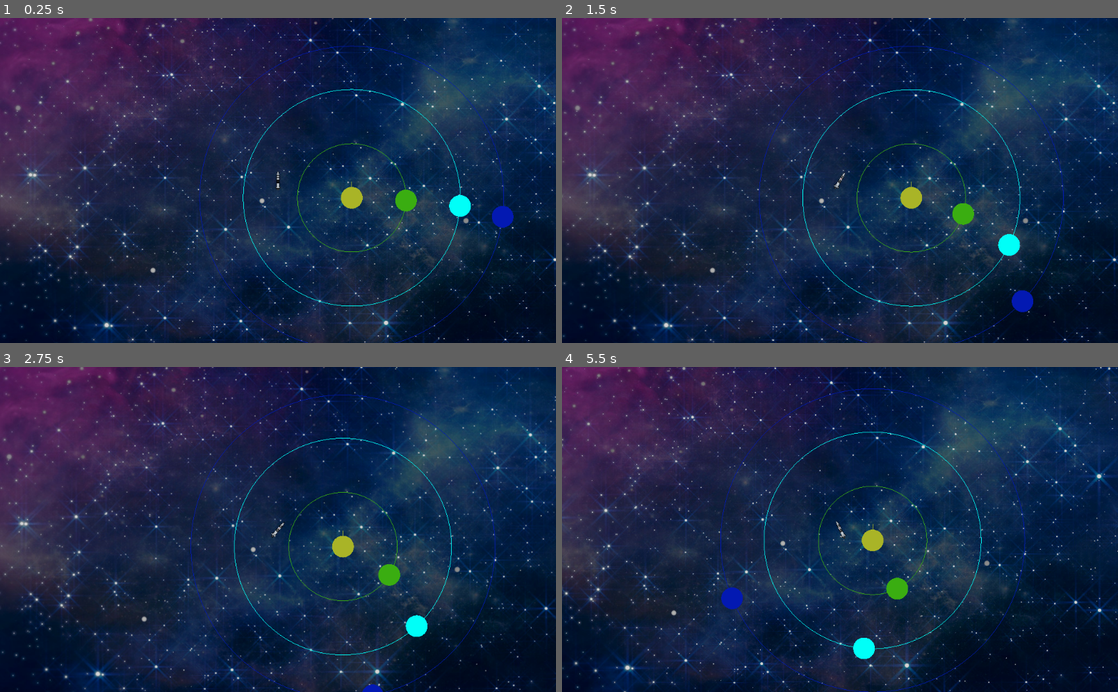
Above: before the commit, frames 1-4 (two rows, left to right).
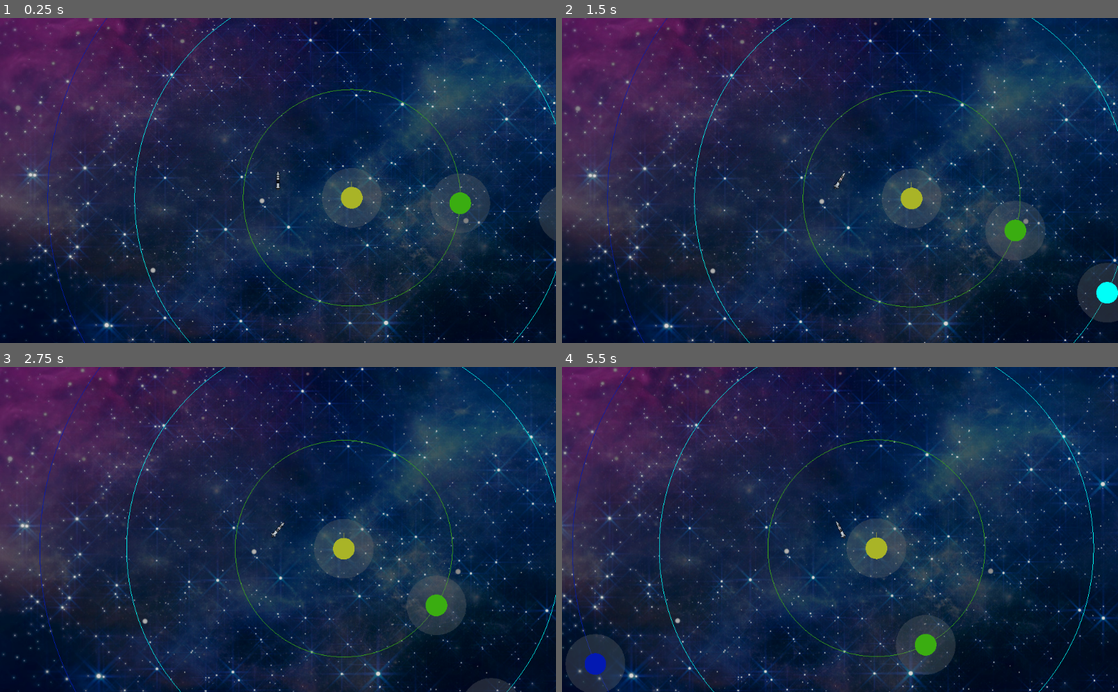
Above: after the commit, the same moments.

Repository: JMike360/SpaceProto2D
Game: Godot game, scene res://main.tscn
Same seed, same stepped clock (60 frames per second), same inputs: the game is played once before the commit and once after it.
Inputs:
- Up to frame 1 (0.25 s): no input
- Up to frame 2 (1.5 s): tap Enter (ui_accept) at 0.5, 0.77 s; hold Right (ui_right) 0.53-1.28 s; hold Left (ui_left) from 1.28 s (still down)
- Up to frame 3 (2.75 s): tap Enter (ui_accept) at 1.52 s; release Left (ui_left) at 2.03 s; hold Right (ui_right) from 2.03 s (still down)
- Up to frame 4 (5.5 s): tap Enter (ui_accept) at 3.02, 3.77, 4.52 s; release Right (ui_right) at 3.53 s; hold Left (ui_left) from 3.53 s (still down)

The runs differ from the first frame. In frame 1, 4.5% of the frame differs, in the area x 8-100%, y 0-100%; in frame 2, 6.8%; in frame 3, 8.4%; in frame 4, 13%, in the area x 0-100%, y 0-100%.

Commit message:
adding preliminary orbital snapping

Diff:
--- a/Planet.gd
+++ b/Planet.gd
@@ -9,6 +9,7 @@
 export var anchor = Vector2(0,0)
 export var color = Color(0,0,0)
 export var gravMass = 500000000000000
+export var orbitRange = 100
 
 var t = 0
 
--- a/Planet.tscn
+++ b/Planet.tscn
@@ -1,6 +1,18 @@
-[gd_scene load_steps=6 format=2]
+[gd_scene load_steps=10 format=2]
 
 [ext_resource path="res://Planet.gd" type="Script" id=1]
+
+[sub_resource type="CircleShape2D" id=8]
+radius = 56.0089
+
+[sub_resource type="SphereMesh" id=9]
+
+[sub_resource type="Gradient" id=10]
+offsets = PoolRealArray( 0 )
+colors = PoolColorArray( 0.431373, 0.431373, 0.431373, 0.168627 )
+
+[sub_resource type="GradientTexture" id=11]
+gradient = SubResource( 10 )
 
 [sub_resource type="CircleShape2D" id=1]
 radius = 20.0
@@ -20,6 +32,17 @@
 mass = 0.01
 script = ExtResource( 1 )
 
+[node name="OrbitalRange" type="Area2D" parent="."]
+
+[node name="CollisionShape2D" type="CollisionShape2D" parent="OrbitalRange"]
+shape = SubResource( 8 )
+
+[node name="MeshInstance2D" type="MeshInstance2D" parent="OrbitalRange"]
+position = Vector2( 5.72205e-06, 1.52588e-05 )
+scale = Vector2( 55.0624, 55 )
+mesh = SubResource( 9 )
+texture = SubResource( 11 )
+
 [node name="CollisionShape2D" type="CollisionShape2D" parent="."]
 shape = SubResource( 1 )
 
--- a/Rocket.gd
+++ b/Rocket.gd
@@ -9,6 +9,7 @@
 export var rotSpeed = 1
 var anchors = []
 var velocity = Vector2(0,0)
+var orbitAnchor
 # Called when the node enters the scene tree for the first time.
 func _ready():
 	pass # Replace with function body.
@@ -31,7 +32,14 @@
 func setAnchors(_anchors):
 	anchors = _anchors
 # Called every frame. 'delta' is the elapsed time since the previous frame.
+
+var shouldOrbit = false
+var t = 0
+var radius = 50
+var orbitSpeed = 1
+
 func _process(delta):
+	t += delta*orbitSpeed
 	var boosting = false
 	if(Input.is_action_pressed("ui_accept")):
 		boosting = true
@@ -42,7 +50,35 @@
 		rotation += rotSpeed * delta
 
 	$AnimatedSprite.set_animation("firing" if boosting else "default")
+	if not boosting and shouldOrbit:
+		position = orbitAnchor.position + Vector2(radius*cos(t), radius*sin(t))
 
 	var force = calc_net_force(boosting)
 	velocity += (force / gravMass) * delta
 	position += velocity * delta
+
+
+
+
+
+
+func _on_Rocket_area_entered(area):
+	print("Area entered by: ", area)
+	for a in anchors:
+		if(a.get_node("OrbitalRange") == area):
+			orbitAnchor = a
+			print("Found planet to orbit")
+			shouldOrbit = true
+
+
+
+func _on_Rocket_body_entered(body):
+	print("Collided with: ", body)
+	pass # Replace with function body.
+
+
+func _on_Rocket_area_exited(area):
+	print("Leaving area: ", area)
+	if orbitAnchor.get_node("OrbitalRange") == area:
+		shouldOrbit = false
+	pass # Replace with function body.
--- a/main.tscn
+++ b/main.tscn
@@ -26,13 +26,14 @@
 
 [node name="Planet" parent="SolarSystem" instance=ExtResource( 1 )]
 mass = 0.00102041
+radius = 200
 speed = 0.2
 anchor = Vector2( 500, 350 )
 color = Color( 0.235294, 0.682353, 0.0745098, 1 )
 
 [node name="Planet2" parent="SolarSystem" instance=ExtResource( 1 )]
 mass = 0.00102041
-radius = 280
+radius = 560
 speed = 0.5
 anchor = Vector2( 500, 350 )
 color = Color( 0.0156863, 0.105882, 0.701961, 1 )
@@ -45,7 +46,7 @@
 gravMass = 900000000000000
 
 [node name="Planet3" parent="SolarSystem" instance=ExtResource( 1 )]
-radius = 200
+radius = 400
 speed = 0.3
 anchor = Vector2( 500, 350 )
 color = Color( 0, 1, 0.976471, 1 )
@@ -53,4 +54,8 @@
 [node name="Rocket" parent="." instance=ExtResource( 6 )]
 position = Vector2( 364, 318 )
 script = ExtResource( 7 )
-speed = 1000
+speed = 2000
+
+[connection signal="area_entered" from="Rocket" to="Rocket" method="_on_Rocket_area_entered"]
+[connection signal="area_exited" from="Rocket" to="Rocket" method="_on_Rocket_area_exited"]
+[connection signal="body_entered" from="Rocket" to="Rocket" method="_on_Rocket_body_entered"]
